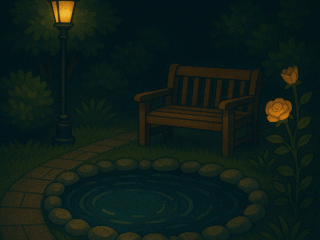
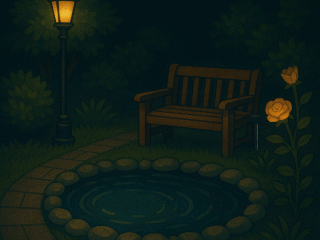
Layer changes from the first 320×240 image to the second:
painted on "pond.png" over (x1=251, y1=115, x2=261, y2=150)
